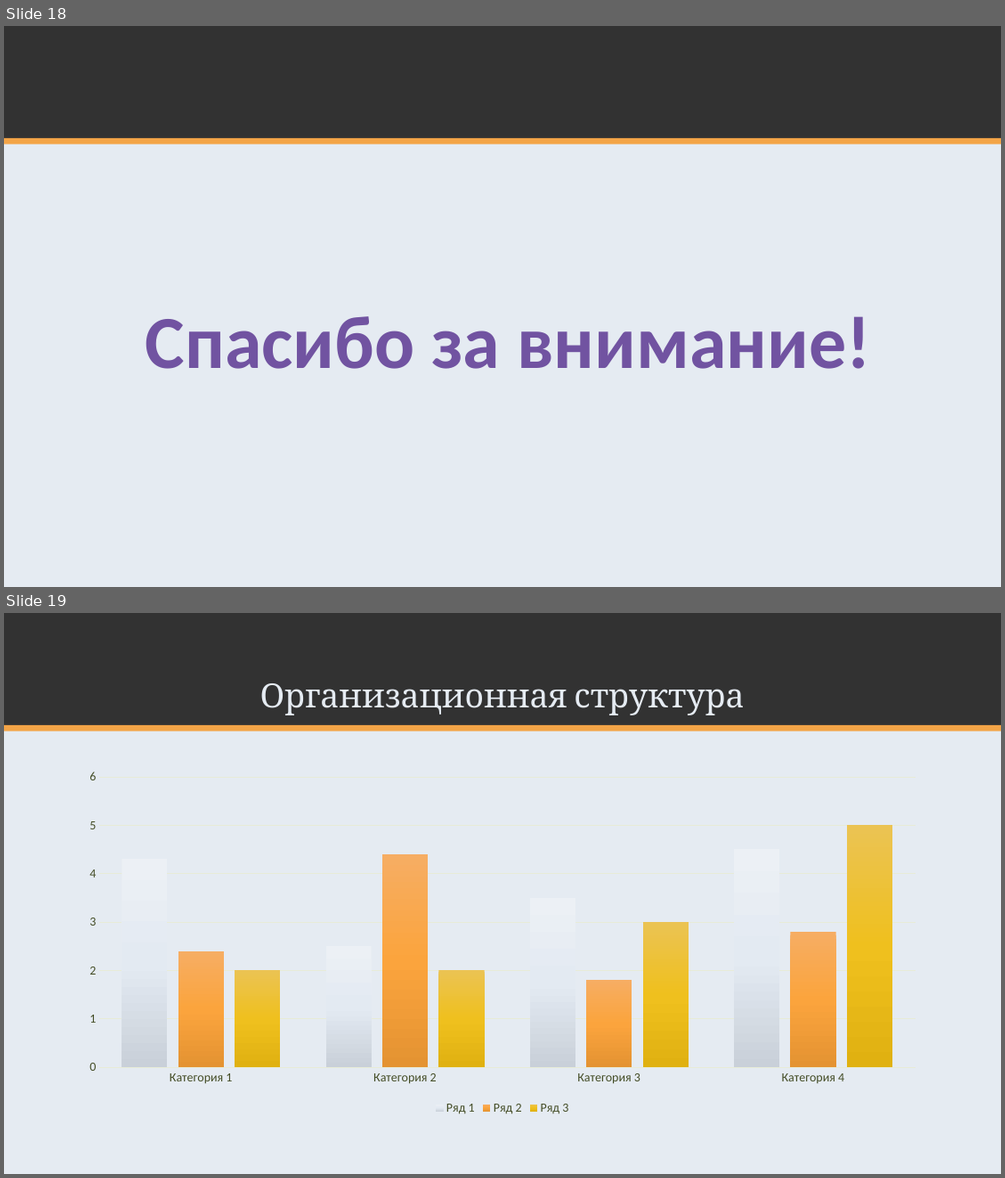
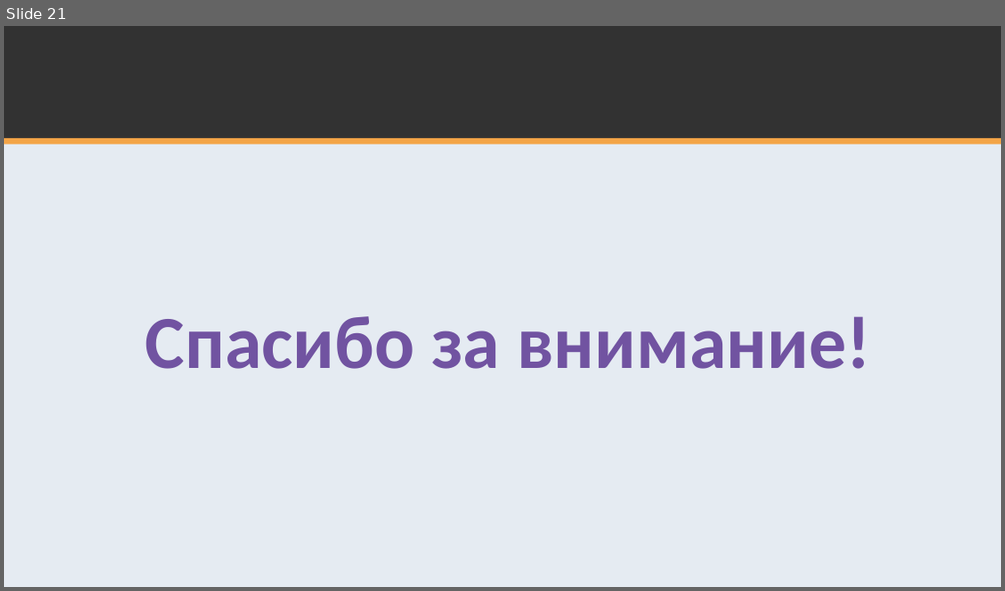
Before and after one commit to K224/TPKS, a slide deck: k224-docs/Servis_po_organizatsii_i_poisku_meropriaty_Par.pptx. Shown one above the other, each under a label of ours: slides 18 and 19 before the commit, slide 21 after it. The pictures are 1005x1178 and 1005x591 pixels, drawn with LibreOffice and Linux fonts; fonts in the diff are those of the drawing. Boxes give left, top, right and bottom in pixels: in the first picture for what was removed or moved away, otherwise in the second. Text is boxed around its words. In the diff, an @@ line names an element or a change of style, - is before the commit and + after.

```diff
--- a/k224-docs/Servis_po_organizatsii_i_poisku_meropriaty_Par.pptx
+++ b/k224-docs/Servis_po_organizatsii_i_poisku_meropriaty_Par.pptx
@@ slide 19 removed at (4, 613, 1001, 1174), background #E5EBF2; not listed: 3 template elements that a slide beside it also shows @@
@@ title removed at (260, 683, 744, 715) @@
-Организационная структура
@@ column chart removed at (73, 763, 933, 1119) @@
-categories: Категория 1, Категория 2, Категория 3, Категория 4
-Ряд 1: 4.3, 2.5, 3.5, 4.5
-Ряд 2: 2.4, 4.4, 1.8, 2.8
-Ряд 3: 2, 2, 3, 5
@@ what was slide 18 is now slide 21 @@
```
Also in this commit, not shown: 1 slide changed, 3 slides added, 2 other slides removed.
